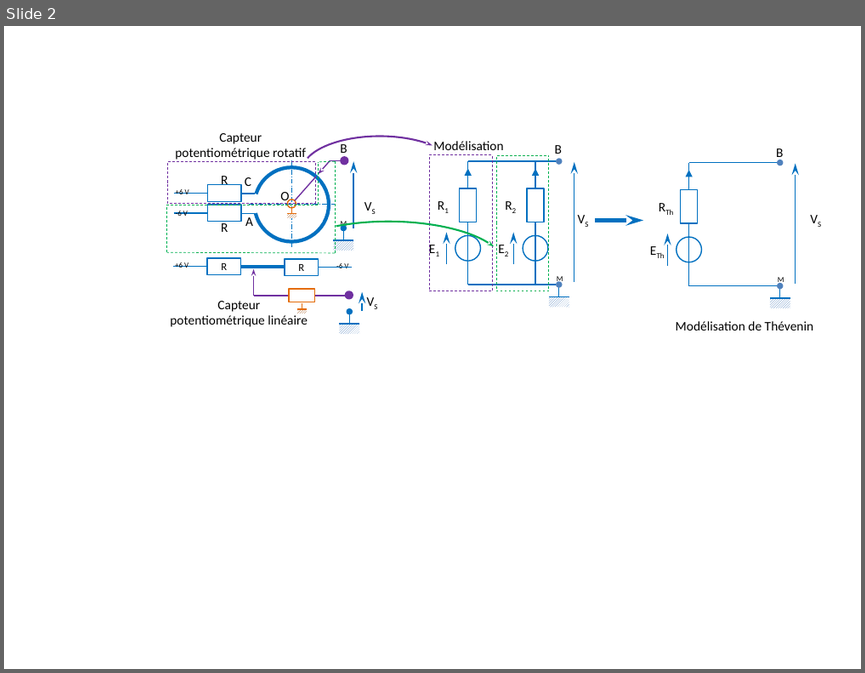
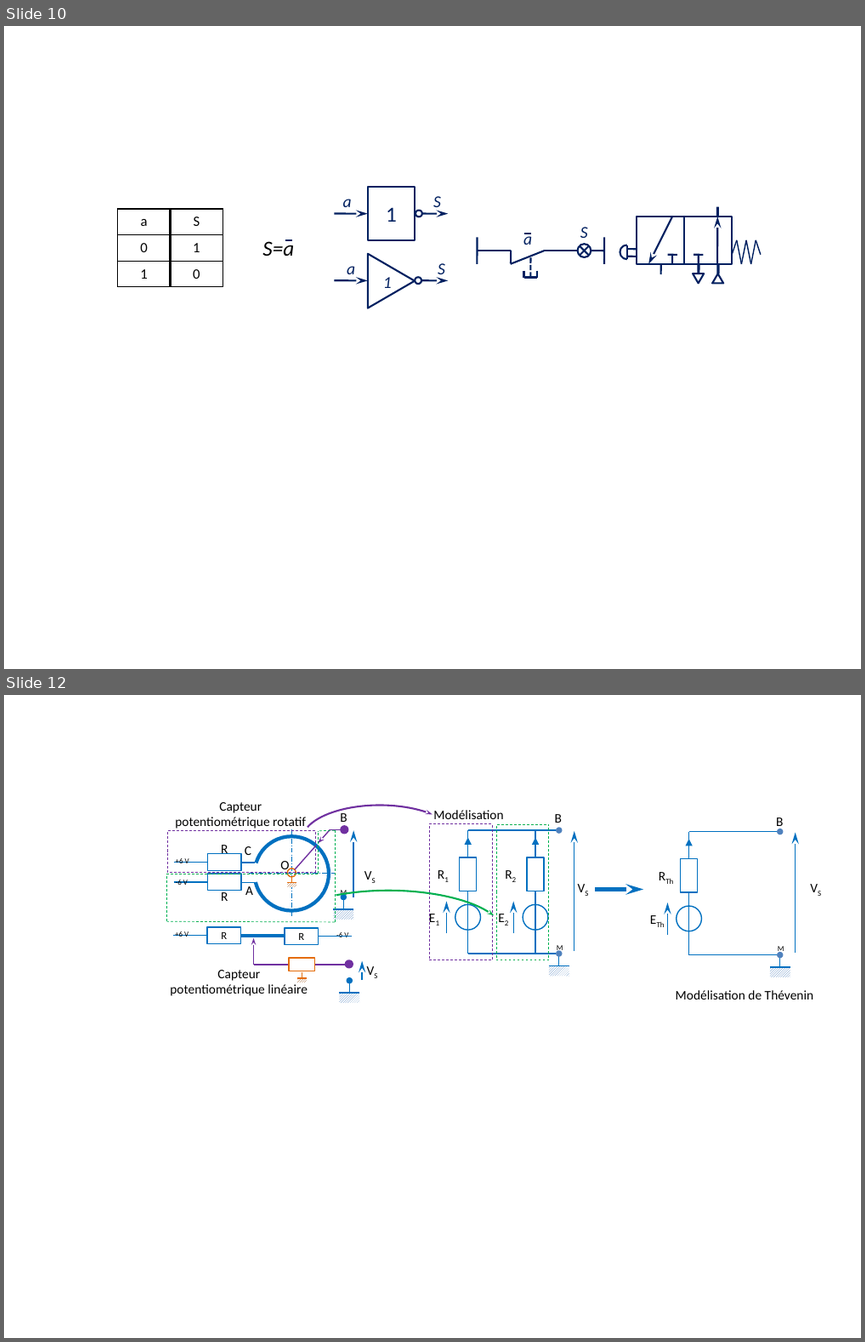
Before and after one commit to xpessoles/Cycle_01_DecouverteSII, a slide deck: ChaineFonctionnelle/02_Fonction_Traiter/02_Fonction_Traiter_Figures.pptx. Shown one above the other, each under a label of ours: slide 2 before the commit, slides 10 and 12 after it; the slides between them are not shown. The pictures are 865x673 and 865x1342 pixels, drawn with LibreOffice and Linux fonts; fonts in the diff are those of the drawing. Boxes give left, top, right and bottom in pixels: in the first picture for what was removed or moved away, otherwise in the second. Text is boxed around its words. In the diff, an @@ line names an element or a change of style, - is before the commit and + after.

```diff
--- a/ChaineFonctionnelle/02_Fonction_Traiter/02_Fonction_Traiter_Figures.pptx
+++ b/ChaineFonctionnelle/02_Fonction_Traiter/02_Fonction_Traiter_Figures.pptx
@@ slide 10 added at (4,26,861,669), background #FFFFFF @@
@@ table added at (118,209,222,285), 3 rows, 2 columns @@
+a | S
+0 | 1
+1 | 0
@@ text added at (262,239,294,256), 18 pt, text #000000, italic @@
+S=a
@@ line added from (285, 240) to (292, 240), #002060 1.5 pt @@
@@ line added from (511, 263) to (511, 250), #002060 1.5 pt @@
@@ group added at (477,227,605,277): 10 lines, 2 texts, 1 flow chart summing junction @@
+S
+a
@@ line added from (525, 233) to (531, 233), #002060 1.5 pt @@
@@ group added at (620,207,760,283): 17 lines, 2 rectangles, 2 arrows, 2 triangles, 1 arc (boxed as its full ellipse) @@
@@ group added at (334,186,448,308): 5 texts, 4 arrows, 2 ellipses, 1 rectangle, 1 triangle @@
+1
+a
+S
+1
+a
+S
@@ what was slide 2 is now slide 12 @@
```
Also in this commit, not shown: 1 slide changed, 9 other slides added, 2 other files.
